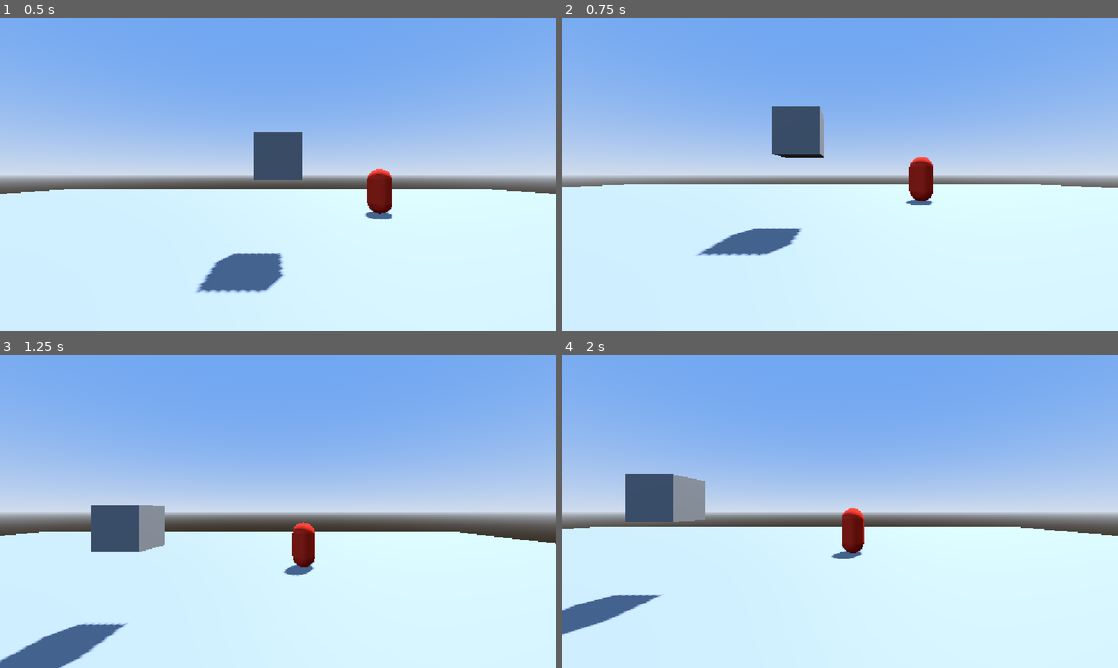
Above: before the commit, frames 1-4 (two rows, left to right).
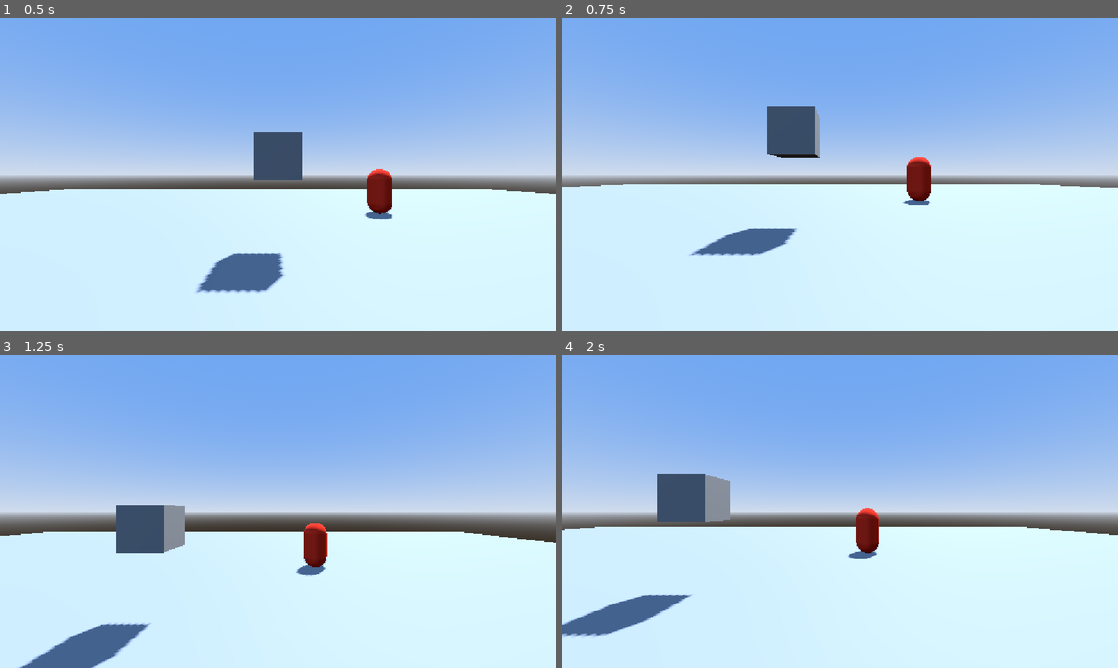
Above: after the commit, the same moments.

Repository: SlipperyMarker/UndeadsAwaitFirstExperiment
Game: Godot game, scene res://Scene/TestingGround.tscn
Same seed, same stepped clock (60 frames per second), same inputs: the game is played once before the commit and once after it.
Inputs (mouse positions are in pixels of both pictures, inside the frame that each line leads up to):
- Up to frame 1 (0.5 s): no input
- Up to frame 2 (0.75 s): tap Enter at 0.5 s; move the mouse to (962, 158) at 0.52 s; hold D (MoveRight) from 0.53 s (still down); hold Shift (MoveFast, bound only after the commit) from 0.53 s (still down); tap Ctrl (Crouch) at 0.6 s
- Up to frame 3 (1.25 s): keep holding D (MoveRight); keep holding Shift (MoveFast, bound only after the commit); tap Space (Jump) at 0.77, 1.07 s
- Up to frame 4 (2 s): move the mouse to (728, 527) at 1.27 s; release D (MoveRight) at 1.28 s; release Shift (MoveFast, bound only after the commit) at 1.28 s; hold Escape (Back) from 1.28 s (still down); tap Shift (MoveFast, bound only after the commit) at 1.35 s; tap Space (Jump) at 1.52, 1.82 s; click (728, 527) at 1.55 s

Frame 1 is identical in both runs. In frame 2, 0.9% of the frame differs, in the area x 3-97%, y 28-76%; in frame 3, 4.2%; in frame 4, 4.7%, in the area x 0-100%, y 38-90%.

Commit message:
Creation/Edit - Code 4.5
you can now sprint, crouching will not allow you to sprint until you stand again.

the movement system is NOT dynamic and has some stuff hardcoded (for example: if sprinting was allowed while crouched, as soon as you press and hold the sprint button the character will have the same sprint speed in the crouching position as in a standing position)

adjusted the "PlayerBrain" script so it contains little to no calculations and only calls stuff. (mouse movement and "crouching")

Diff:
--- a/Code/PlayerBrain.gd
+++ b/Code/PlayerBrain.gd
@@ -11,7 +11,7 @@
 @export var Velocity:float=15
 @export var JumpVelocity:float=5
 @export var DashDistance:float=5
-@export var SprintMultiplier:float=1.25
+@export var SprintMultiplier:float=1.75
 @export var CrouchMultiplier:float=0.75
 @export var CrouchHeight:float=0.5
 @export var Stamina:float=10
@@ -50,15 +50,13 @@
 #-----Per-Input Call-----#
 
 func _unhandled_input(event: InputEvent) -> void:
-	if event.is_action_pressed("Select")and Input.mouse_mode==Input.MOUSE_MODE_VISIBLE:
-		_PlayerMovementLook.MousePointerHandler()
-	elif event.is_action_pressed("Back")and Input.mouse_mode==Input.MOUSE_MODE_CAPTURED:
-		_PlayerMovementLook.MousePointerHandler()
-	if Input.mouse_mode == Input.MOUSE_MODE_CAPTURED && event is InputEventMouseMotion:
-		_PlayerMovementLook.InputHandlerMouse(event)
-	if Input.is_action_just_pressed("Jump") and self.is_on_floor():
-		self.velocity.y=JumpVelocity
+	#Automated InputHandlers
+	_PlayerMovementLook.MousePointerHandler(event)
+	_PlayerMovementLook.InputHandlerMouse(event)
+	_PlayerMovement.SprintHandler(event)
+	_PlayerMovement.JumpHandler(event)
+	_PlayerMovement.HeightHandler(event,Standing)
+	_PlayerMovementLook.HeightHandler(event,Standing)
+	#temporary bandaid fixes
 	if Input.is_action_just_pressed("Crouch"):
-		_PlayerMovement.HeightHandler(Standing)
-		_PlayerMovementLook.HeightHandler(Standing)
 		Standing=!Standing
--- a/Code/PlayerMovement.gd
+++ b/Code/PlayerMovement.gd
@@ -15,6 +15,9 @@
 var _Stamina:float
 var _ColliderStanding:CollisionShape3D
 var _ColliderCrouch:CollisionShape3D
+#Normal
+var Sprinting:=false
+var Crouching:=false
 
 #-----Getter Function-----#
 #sourced from PlayerBrain
@@ -32,6 +35,13 @@
 	if _Direction:
 		_Player.velocity.x=_Direction.x*_Speed
 		_Player.velocity.z=_Direction.z*_Speed
+		#Added sprinting and and crouching speed multipliers
+		if Sprinting==true and !Crouching:
+			_Player.velocity.x=_Direction.x*(_Speed*_SprintMultiplier)
+			_Player.velocity.z=_Direction.z*(_Speed*_SprintMultiplier)
+		elif Crouching==true:
+			_Player.velocity.x=_Direction.x*(_Speed*_CrouchMultiplier)
+			_Player.velocity.z=_Direction.z*(_Speed*_CrouchMultiplier)
 	#This else statement applies Smoothing. Credits to LesusX.
 	else:
 		_Player.velocity.x=lerp(_Player.velocity.x,_Direction.x*_Speed,Delta*_Velocity)
@@ -40,19 +50,32 @@
 	#Will call move_and_slide inside the PlayerBrain script.
 	#_Player.move_and_slide() #didnt add it first, the character wouldn't move. added it in: problem solved.
 
-func HeightHandler(Standing:bool)->void:
-	#i first settled for a single collider solution about crouching (changing the height) but it would fail because of how jolt physics handles collider sizes. switched over to a 2 collider solution.
-	#i would only use hide and show methods but it wouldn't work: a little google search revealed to me that hide/show does not affect the collider's functionality and instead toggling the "disabled" option within the collider's properties does.
-	if Standing==true:
-		_ColliderStanding.hide();_ColliderStanding.disabled=true
-		_ColliderCrouch.show();_ColliderCrouch.disabled=false
-	else:
-		_ColliderStanding.show();_ColliderStanding.disabled=false
-		_ColliderCrouch.hide();_ColliderCrouch.disabled=true
-
-
 func GravityHandler(Delta:float) -> void:
 	#The lines check to see if the player is not on the floor, then apply gravity to them if true.
 	Gravity=_Player.get_gravity()
 	if _Player.is_on_floor()==false:
 		_Player.velocity.y+=Gravity.y*Delta
+
+func JumpHandler(event:InputEvent)->void:
+	if Input.is_action_just_pressed("Jump") and _Player.is_on_floor():
+		_Player.velocity.y=_JumpVelocity
+
+func HeightHandler(event:InputEvent,Standing:bool)->void:
+	#i first settled for a single collider solution about crouching (changing the height) but it would fail because of how jolt physics handles collider sizes. switched over to a 2 collider solution.
+	#i would only use hide and show methods but it wouldn't work: a little google search revealed to me that hide/show does not affect the collider's functionality and instead toggling the "disabled" option within the collider's properties does.
+	if Input.is_action_just_pressed("Crouch"):
+		if Standing==true:
+			#added a variable to use if needed (used in speed multiplier)
+			Crouching=!Crouching
+			_ColliderStanding.hide();_ColliderStanding.disabled=true
+			_ColliderCrouch.show();_ColliderCrouch.disabled=false
+		else:
+			Crouching=!Crouching
+			_ColliderStanding.show();_ColliderStanding.disabled=false
+			_ColliderCrouch.hide();_ColliderCrouch.disabled=true
+
+func SprintHandler(event:InputEvent)->void:
+	if Input.is_action_pressed("MoveFast"):
+		Sprinting=true
+	if Input.is_action_just_released("MoveFast"):
+		Sprinting=false
--- a/Code/PlayerMovementLook.gd
+++ b/Code/PlayerMovementLook.gd
@@ -25,8 +25,9 @@
 
 func InputHandlerMouse (event:InputEvent)->void: #updates the screen movement per Mouse motion iputs.
 	var Eye:InputEvent=event as InputEventMouseMotion
-	HeadRotate=Eye.relative.y*(_HeadRotationSpeed*_HeadRotationSpeedMultiplier)
-	BodyRotate=Eye.relative.x*(_HeadRotationSpeed*_HeadRotationSpeedMultiplier)
+	if Input.mouse_mode == Input.MOUSE_MODE_CAPTURED && event is InputEventMouseMotion:
+		HeadRotate=Eye.relative.y*(_HeadRotationSpeed*_HeadRotationSpeedMultiplier)
+		BodyRotate=Eye.relative.x*(_HeadRotationSpeed*_HeadRotationSpeedMultiplier)
 
 func MovementHandler()->void:
 	Rotator.x=clamp(Rotator.x,_HeadRotationVerticalClamp*-1,_HeadRotationVerticalClamp)
@@ -36,14 +37,15 @@
 	_Player.basis=Basis.from_euler(RotatorBody)
 	BodyRotate=0 ; HeadRotate=0
 
-func HeightHandler(Standing:bool)->void:
-	if Standing==true:
-		_Camera.position.y=0.2
-	else :
-		_Camera.position.y=0.7
+func HeightHandler(event:InputEvent,Standing:bool)->void:
+	if Input.is_action_just_pressed("Crouch"):
+		if Standing==true:
+			_Camera.position.y=0.2
+		else :
+			_Camera.position.y=0.7
 
-func MousePointerHandler()->void:
-	if Input.mouse_mode==Input.MOUSE_MODE_CAPTURED:
+func MousePointerHandler(event:InputEvent)->void:
+	if Input.mouse_mode==Input.MOUSE_MODE_CAPTURED and event.is_action_pressed("Back"):
 		Input.mouse_mode=Input.MOUSE_MODE_VISIBLE
-	elif Input.mouse_mode==Input.MOUSE_MODE_VISIBLE:
+	elif Input.mouse_mode==Input.MOUSE_MODE_VISIBLE and event.is_action_pressed("Select"):
 		Input.mouse_mode=Input.MOUSE_MODE_CAPTURED
--- a/project.godot
+++ b/project.godot
@@ -57,7 +57,7 @@
 }
 MoveFast={
 "deadzone": 0.2,
-"events": [Object(InputEventKey,"resource_local_to_scene":fa …(185 unchanged characters)… 25,"key_label":0,"unicode":0,"location":0,"echo":false,"script":null)
+"events": [Object(InputEventKey,"resource_local_to_scene":fa …(185 unchanged characters)… 25,"key_label":0,"unicode":0,"location":1,"echo":false,"script":null)
 ]
 }
 ChangeStance={
